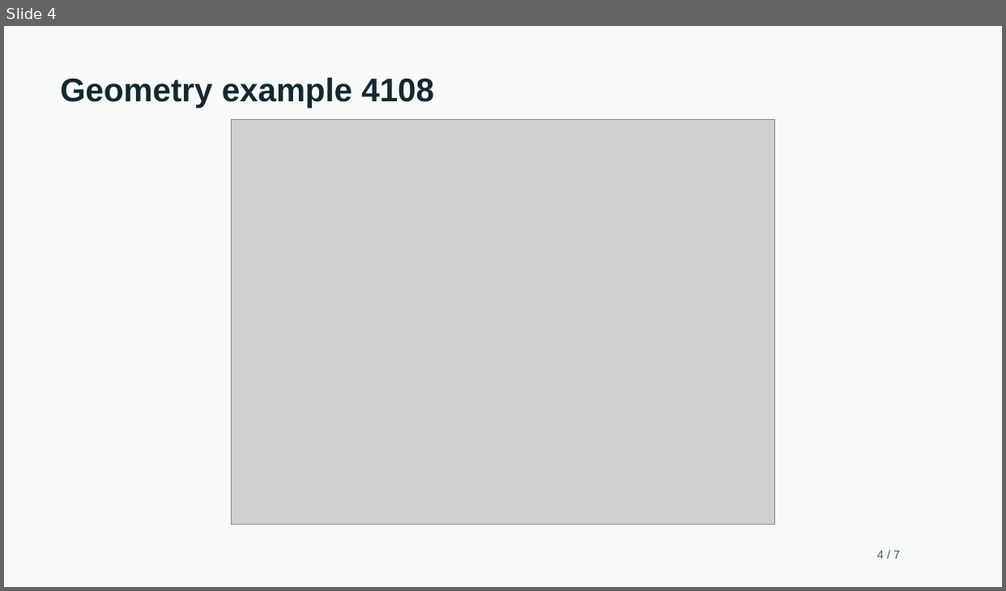
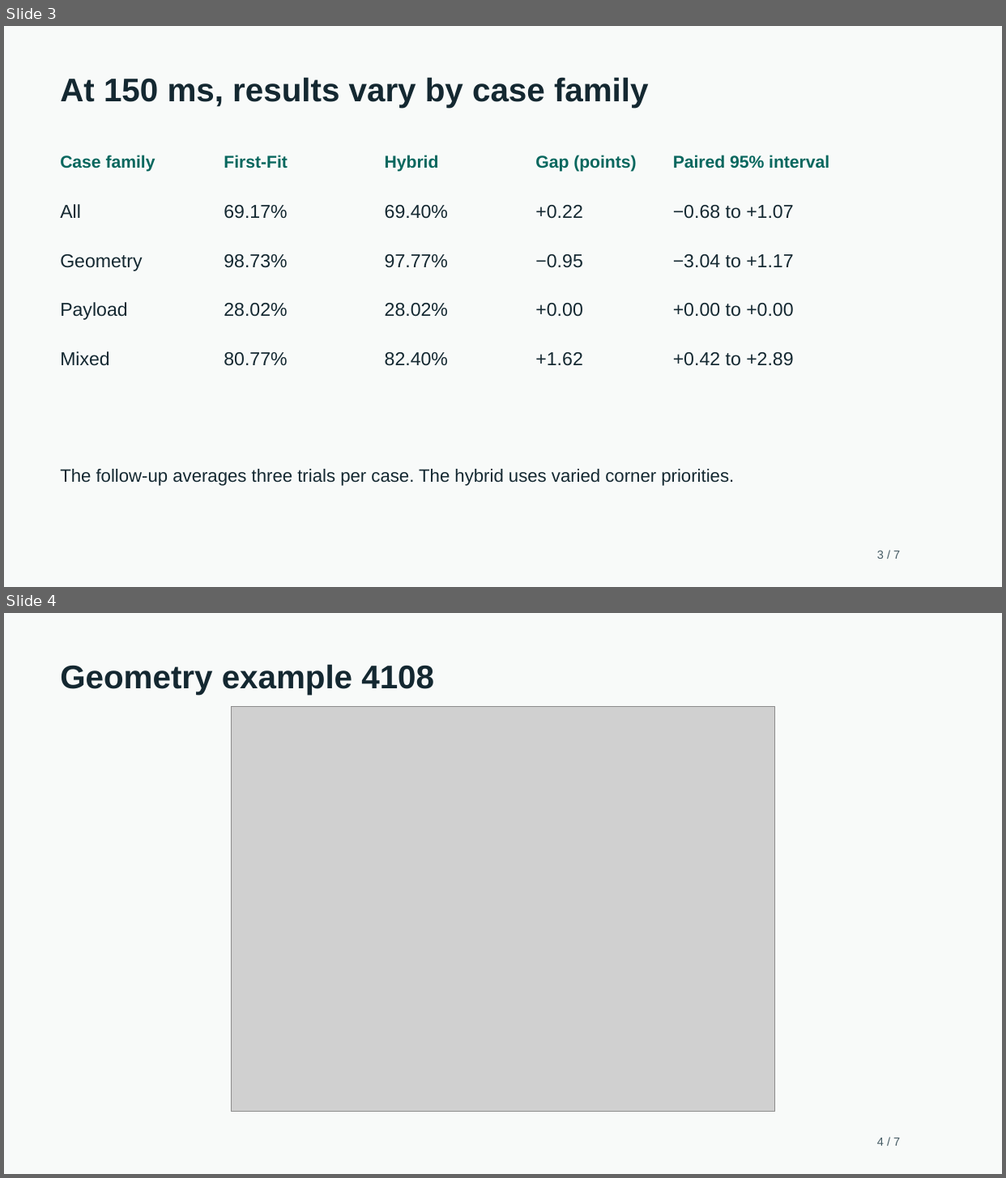
Before and after one commit to AhladM0di/Hybrid-Algorithm-Based-3D-Container-Loading-Optimisation, a slide deck: container_loading/docs/demo_slides.pptx. Shown one above the other, each under a label of ours: slide 4 before the commit, slides 3 and 4 after it. The pictures are 1006x591 and 1006x1178 pixels, drawn with LibreOffice and Linux fonts; fonts in the diff are those of the drawing; grey boxes stand for pictures. Boxes give left, top, right and bottom in pixels: in the first picture for what was removed or moved away, otherwise in the second. Text is boxed around its words. In the diff, an @@ line names an element or a change of style, - is before the commit and + after.

Commit message:
Run three-seed benchmark and update v4 deliverables

```diff
--- a/container_loading/docs/demo_slides.pptx
+++ b/container_loading/docs/demo_slides.pptx
@@ slide 3 added at (4,26,1002,587), background #F8FAF9 @@
@@ text added at (60,77,649,108), 31.5 pt, text #142831, bold @@
+At 150 ms, results vary by case family
@@ text added at (60,155,155,172), 16.5 pt, text #08675E, bold @@
+Case family
@@ text added at (224,155,288,169), 16.5 pt, text #08675E, bold @@
+First-Fit
@@ text added at (385,155,439,172), 16.5 pt, text #08675E, bold @@
+Hybrid
@@ text added at (535,155,636,172), 16.5 pt, text #08675E, bold @@
+Gap (points)
@@ text added at (673,155,829,169), 16.5 pt, text #08675E, bold @@
+Paired 95% interval
@@ text added at (60,204,81,218), 18 pt, text #142831 @@
+All
@@ text added at (224,205,287,219), 18 pt, text #142831 @@
+69.17%
@@ text added at (385,205,448,219), 18 pt, text #142831 @@
+69.40%
@@ text added at (535,205,582,219), 18 pt, text #142831 @@
++0.22
@@ text added at (673,205,793,219), 18 pt, text #142831 @@
+−0.68 to +1.07
@@ text added at (60,254,142,271), 18 pt, text #142831 @@
+Geometry
@@ text added at (224,254,287,268), 18 pt, text #142831 @@
+98.73%
@@ text added at (385,254,448,268), 18 pt, text #142831 @@
+97.77%
@@ text added at (535,254,582,268), 18 pt, text #142831 @@
+−0.95
@@ text added at (673,254,793,268), 18 pt, text #142831 @@
+−3.04 to +1.17
@@ text added at (60,302,127,320), 18 pt, text #142831 @@
+Payload
@@ text added at (224,303,287,317), 18 pt, text #142831 @@
+28.02%
@@ text added at (385,303,448,317), 18 pt, text #142831 @@
+28.02%
@@ text added at (535,303,582,317), 18 pt, text #142831 @@
++0.00
@@ text added at (673,303,793,317), 18 pt, text #142831 @@
++0.00 to +0.00
@@ text added at (60,352,110,366), 18 pt, text #142831 @@
+Mixed
@@ text added at (224,352,287,366), 18 pt, text #142831 @@
+80.77%
@@ text added at (385,352,448,366), 18 pt, text #142831 @@
+82.40%
@@ text added at (535,352,582,366), 18 pt, text #142831 @@
++1.62
@@ text added at (673,352,793,366), 18 pt, text #142831 @@
++0.42 to +2.89
@@ text added at (60,469,734,486), 17.2 pt, text #142831 @@
+The follow-up averages three trials per case. The hybrid uses varied corner priorities.
@@ text added at (877,551,900,559), 11.2 pt, text #455B64 @@
+3 / 7
```
Also in this commit, not shown: 4 slides changed, 1 slide removed, 16 other files.
